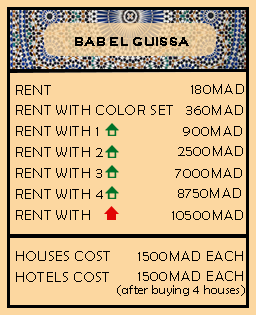
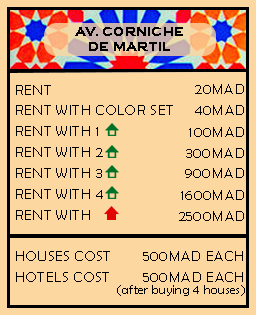
Two versions of the same layered image (256×315). Layer-by-layer changes:
renamed "BAB EL GUISSA" to "AV. CORNICHE DE MARTIL", painted on it over left=75, top=27, right=189, bottom=51
painted on "Layer 1" over left=10, top=10, right=246, bottom=69
renamed "1500MAD EACH" to "500MAD EACH", painted on it over left=138, top=271, right=243, bottom=282
renamed "1500MAD EACH" to "500MAD EACH", painted on it over left=138, top=252, right=140, bottom=261
added layer "2500MAD copy" above "1600MAD copy" over left=179, top=211, right=244, bottom=221
renamed "8750MAD" to "1600MAD copy", moved it above "2500MAD", painted on it over left=178, top=188, right=244, bottom=200
renamed "10500MAD" to "2500MAD", painted on it over left=172, top=210, right=244, bottom=221
added layer "1600MAD" above "900MAD" over left=181, top=190, right=244, bottom=200
renamed "7000MAD" to "900MAD", painted on it over left=175, top=168, right=244, bottom=178
renamed "2500MAD" to "300MAD", painted on it over left=178, top=146, right=244, bottom=158
renamed "900MAD" to "100MAD", painted on it over left=183, top=126, right=244, bottom=137
renamed "360MAD" to "40MAD", painted on it over left=186, top=105, right=244, bottom=115
renamed "180MAD" to "20MAD", painted on it over left=191, top=85, right=202, bottom=94
painted on "Line 1" over left=10, top=10, right=97, bottom=73
